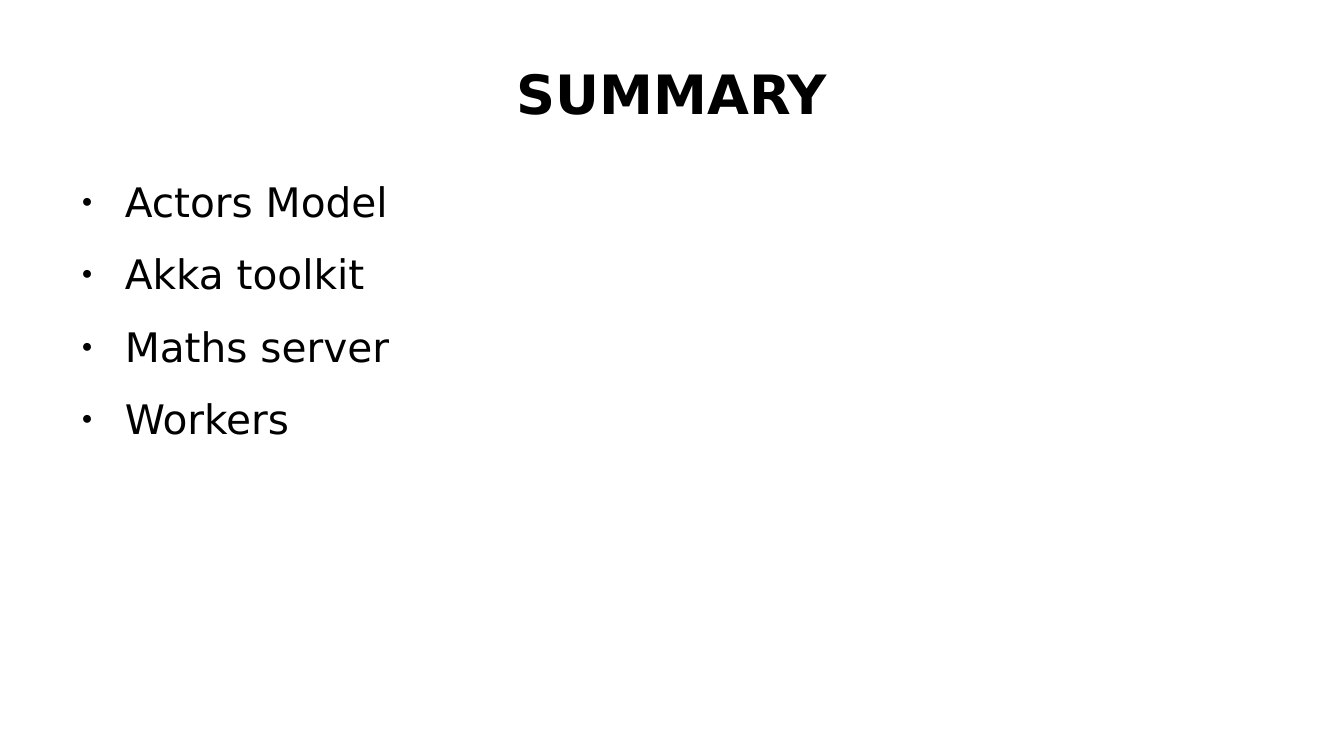
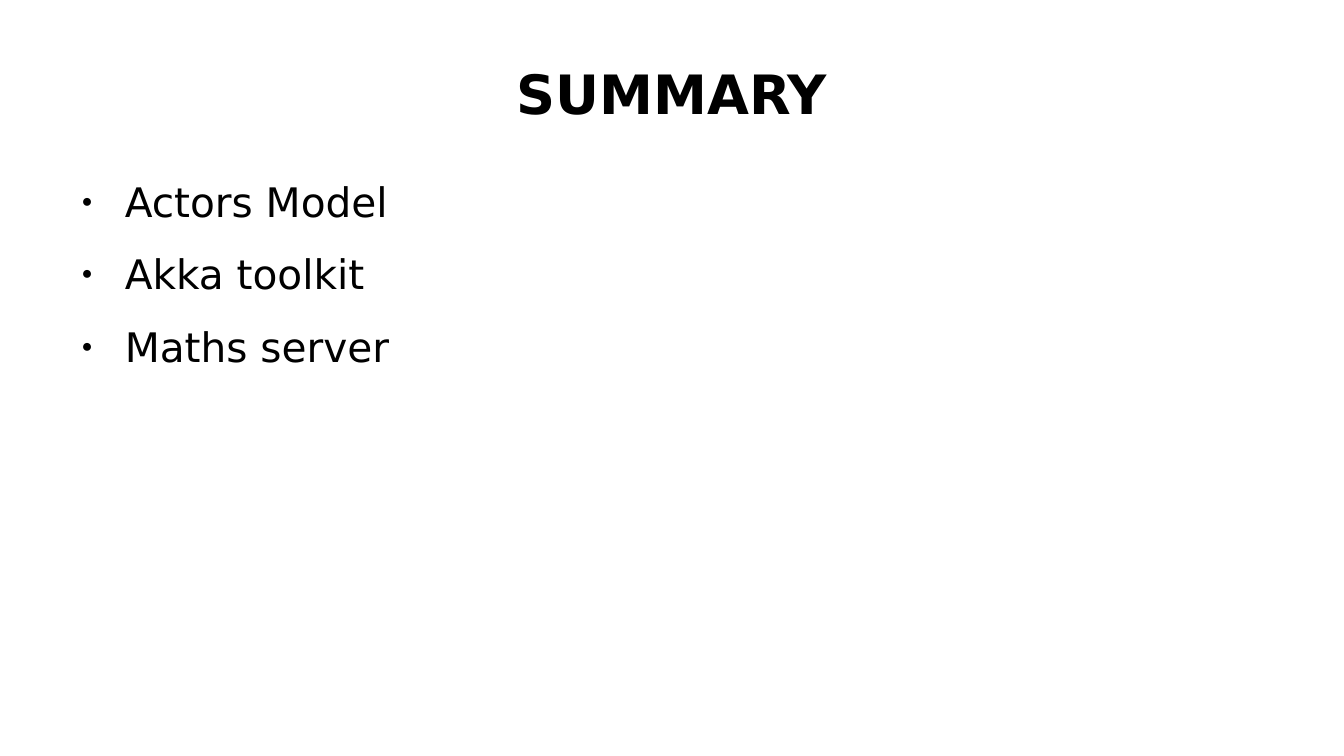
Before and after one commit to MID-IST-FALL-2018/mid-ist-fall-2018.github.io, a slide deck: slide 57 of assets/lectures-slides/MID-lecture-5-actors.odp (slide 87 before the commit). Drawn at 1344x756 pixels with LibreOffice and Linux fonts; fonts in the diff are those of the drawing. Boxes give left, top, right and bottom in pixels: in the first picture for what was removed or moved away, otherwise in the second. Text is boxed around its words. In the diff, an @@ line names an element or a change of style, - is before the commit and + after.

```diff
--- a/assets/lectures-slides/MID-lecture-5-actors.odp
+++ b/assets/lectures-slides/MID-lecture-5-actors.odp
@@ text at (x1=125, y1=403, x2=289, y2=435): paragraph removed @@
-● Workers
```
Also in this commit, not shown: 30 slides removed, 7 other files.
